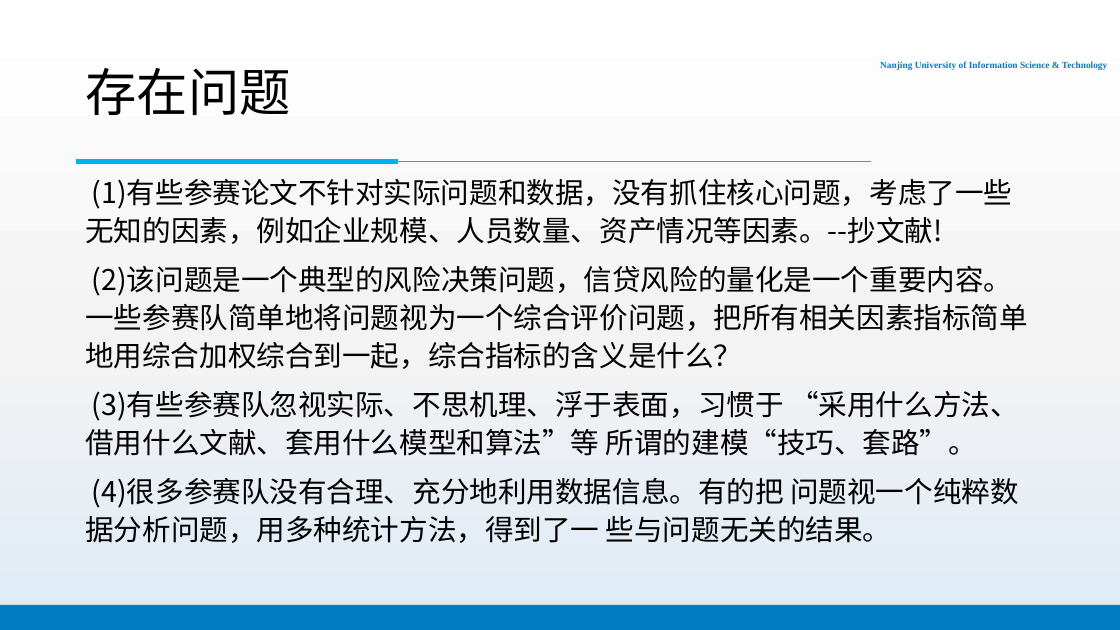
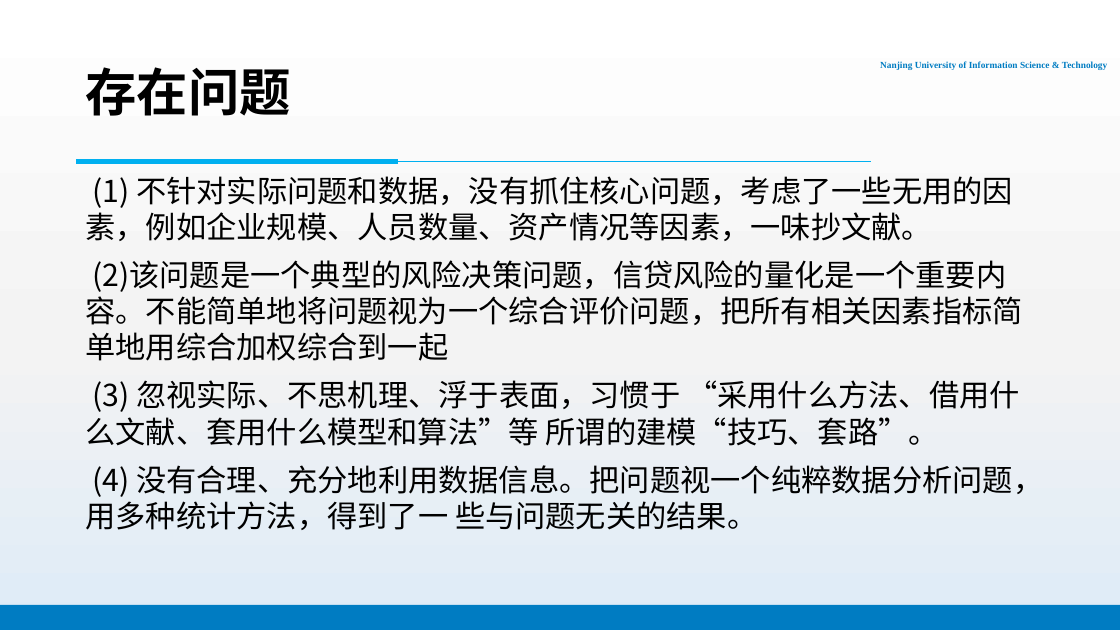
Before and after one commit to PhantomGMC/Week16-Math_model, a slide deck: slide 21 of 数模16周报告.pptx (slide 8 before the commit). Drawn at 1120x630 pixels with LibreOffice and Linux fonts; fonts in the diff are those of the drawing; background and template pictures are left out. Boxes give left, top, right and bottom in pixels: in the first picture for what was removed or moved away, otherwise in the second. Text is boxed around its words. In the diff, an @@ line names an element or a change of style, - is before the commit and + after.

```diff
--- a/数模16周报告.pptx
+++ b/数模16周报告.pptx
@@ title "存在问题" at <box>85,67,290,116</box>: bold on @@
@@ text at <box>85,176,1043,530</box>: text changed; size 24.5 to 25.9 pt @@
-(1)有些参赛论文不针对实际问题和数据，没有抓住核心问题，考虑了一些无知的因素，例如企业规模、人员数量、资产情况等因素。--抄文献!
-(2)该问题是一个典型的风险决策问题，信贷风险的量化是一个重要内容。一些参赛队简单地将问题视为一个综合评价问题，把所有相关因素指标简单地用综合加权综合到一起，综合指标的含义是什么？
-(3)有些参赛队忽视实际、不思机理、浮于表面，习惯于 “采用什么方法、借用什么文献、套用什么模型和算法”等 所谓的建模“技巧、套路”。
-(4)很多参赛队没有合理、充分地利用数据信息。有的把 问题视一个纯粹数据分析问题，用多种统计方法，得到了一 些与问题无关的结果。
+(1) 不针对实际问题和数据，没有抓住核心问题，考虑了一些无用的因素，例如企业规模、人员数量、资产情况等因素，一味抄文献。
+(2)该问题是一个典型的风险决策问题，信贷风险的量化是一个重要内容。不能简单地将问题视为一个综合评价问题，把所有相关因素指标简单地用综合加权综合到一起
+(3) 忽视实际、不思机理、浮于表面，习惯于 “采用什么方法、借用什么文献、套用什么模型和算法”等 所谓的建模“技巧、套路”。
+(4) 没有合理、充分地利用数据信息。把问题视一个纯粹数据分析问题，用多种统计方法，得到了一 些与问题无关的结果。
```
Also in this commit, not shown: 12 other slides changed, 8 slides added, 3 slides removed.
